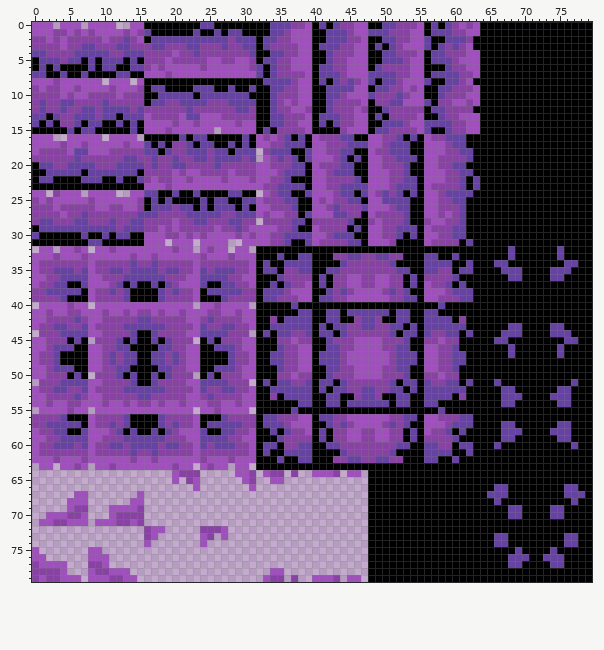
Two states of a pixel-art file, graphics/.aseprite/tileset-forest-rocks.aseprite. The picture above was drawn from the file before the commit.
80x80 pixels, 1 frame.
The result:
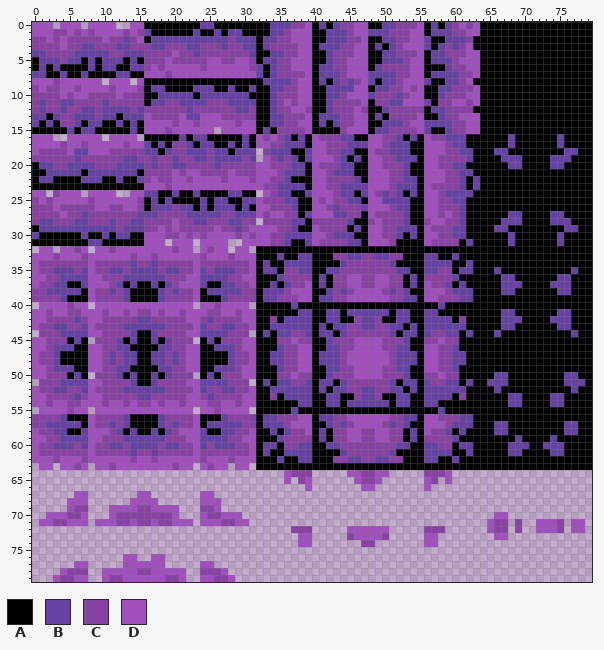
Palette (. is transparent): A #000000  B #6642a3  C #8842a3  D #9f50bc
Changes in this commit:
Changed rows in their new state; - is an unchanged pixel.
first column x 66:
16 --B------B--
17 --B------B--
18 BB--------BB
19 -BBB----BBB-
20 --BB----BB--
first column x 0:
27 --------------------------------------------------------------------BB----BB----
28 -------------------------------------------------------------------BBB----BBB---
29 ------------------------------------------------------------------BB--------BB--
30 --------------------------------------------------------------------B------B----
31 --------------------------------------------------------------------B------B----
32 --------------------------------------------------------------------A------A----
33 --------------------------------------------------------------------A------A----
34 ------------------------------------------------------------------AA--------AA--
35 ------------------------------------------------------------------BAAA----AAAB--
36 -------------------------------------------------------------------B-A----A-B---
37 -------------------------------------------------------------------BBB----BBB---
38 -------------------------------------------------------------------BB------BB---
41 -------------------------------------------------------------------BB------BB---
42 -------------------------------------------------------------------BBB----BBB---
43 -------------------------------------------------------------------B-A----A-B---
44 ------------------------------------------------------------------BAAA----AAAB--
45 ------------------------------------------------------------------AA--------AA--
46 --------------------------------------------------------------------A------A----
47 --------------------------------------------------------------------A------A----
50 ------------------------------------------------------------------BB--------BB--
51 -----------------------------------------------------------------B-B--------B-B-
52 ------------------------------------------------------------------BAA------AAB--
53 -------------------------------------------------------------------A--------A---
54 -------------------------------------------------------------------A-B----B-A---
57 ------------------------------------------------------------------B-A------A-B--
58 ------------------------------------------------------------------B-AA----AA-B--
59 -------------------------------------------------------------------AAB----BAA---
60 ------------------------------------------------------------------A-BBB--BBB-A--
61 --------------------------------------------------------------------BB----BB----
64 --------------------....-----...-...D-CC....---CCDD.....CCCD....................
65 --------------------.-..------..--..D-CD------DCCD......DC.D....................
66 -----------------------.-------.-------D-------DD.......D.......................
67 ----------------D-------DD----------------------................................
68 ----------------DD------DDD---------------------................................
69 ----------------CDDDD---CCD---------------------................................
70 ----------------CCCCD---DCCDDD------------------..................DD............
71 ----------------CDCCDDD-DDDCCDD-----------------.................DCC.C..DDDC.DD.
72 ----------------...-----....---------CCC-----DDDDDD.....CCC......DCC.C..DDDC.DD.
73 ----------------..------..-.----------DD-----CDDDDC.....DD........DD............
74 ----------------.-------.-------------DD-------CC.......DD......................
75 .-------..--------------------------------------................................
76 ..------...--DD--DD-----------------------------................................
77 .....-DD...--DDDDDD-----DD----------------------................................
78 ....-CCC..D---DCCDDDDD--CCCD------..------------................................
79 ...DCC-D..-----DDDDCCD--DDCCD----...-.--....-..-................................
Changed places in both pictures, as pixel boxes (x1, y1, x2, y2):
changed: (494, 134, 578, 169)
changed: (32, 211, 592, 582)
